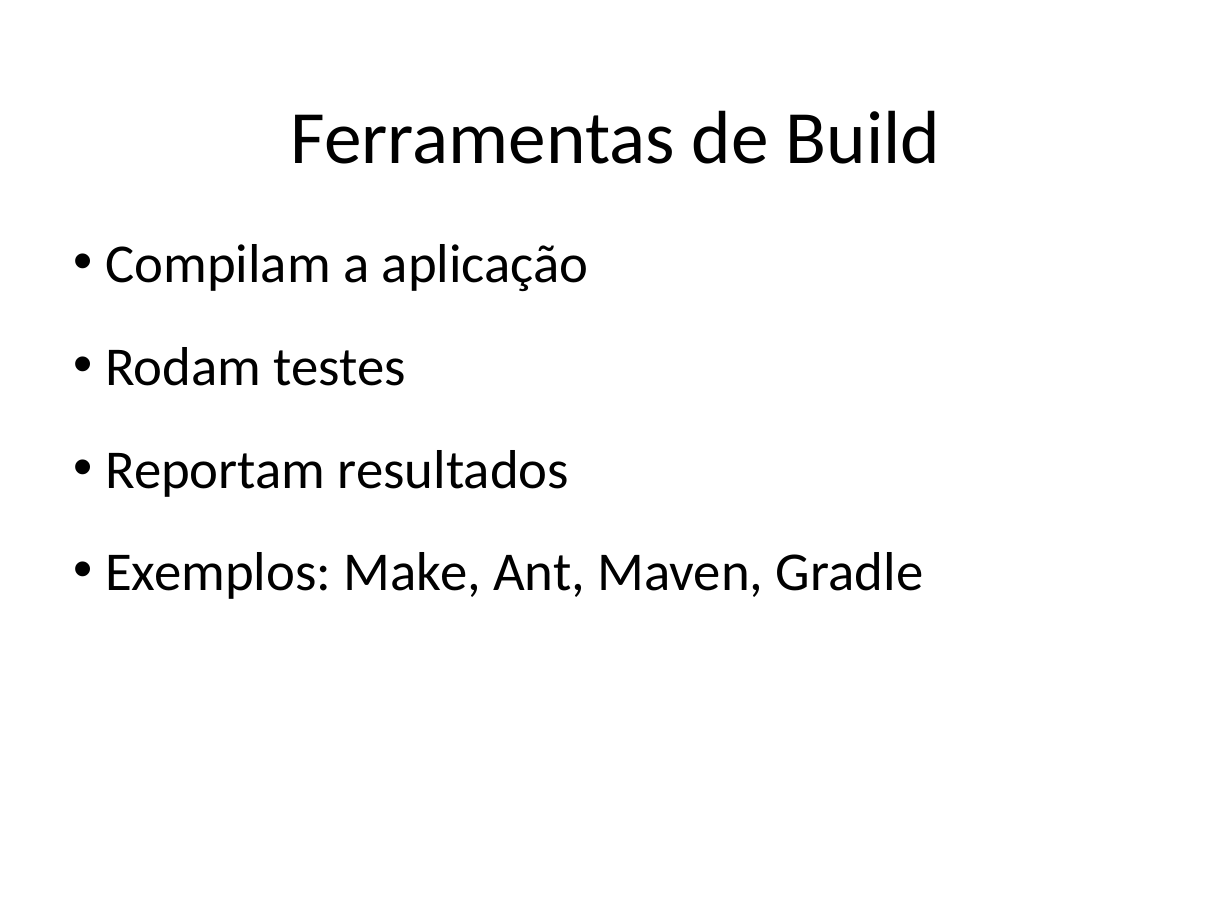
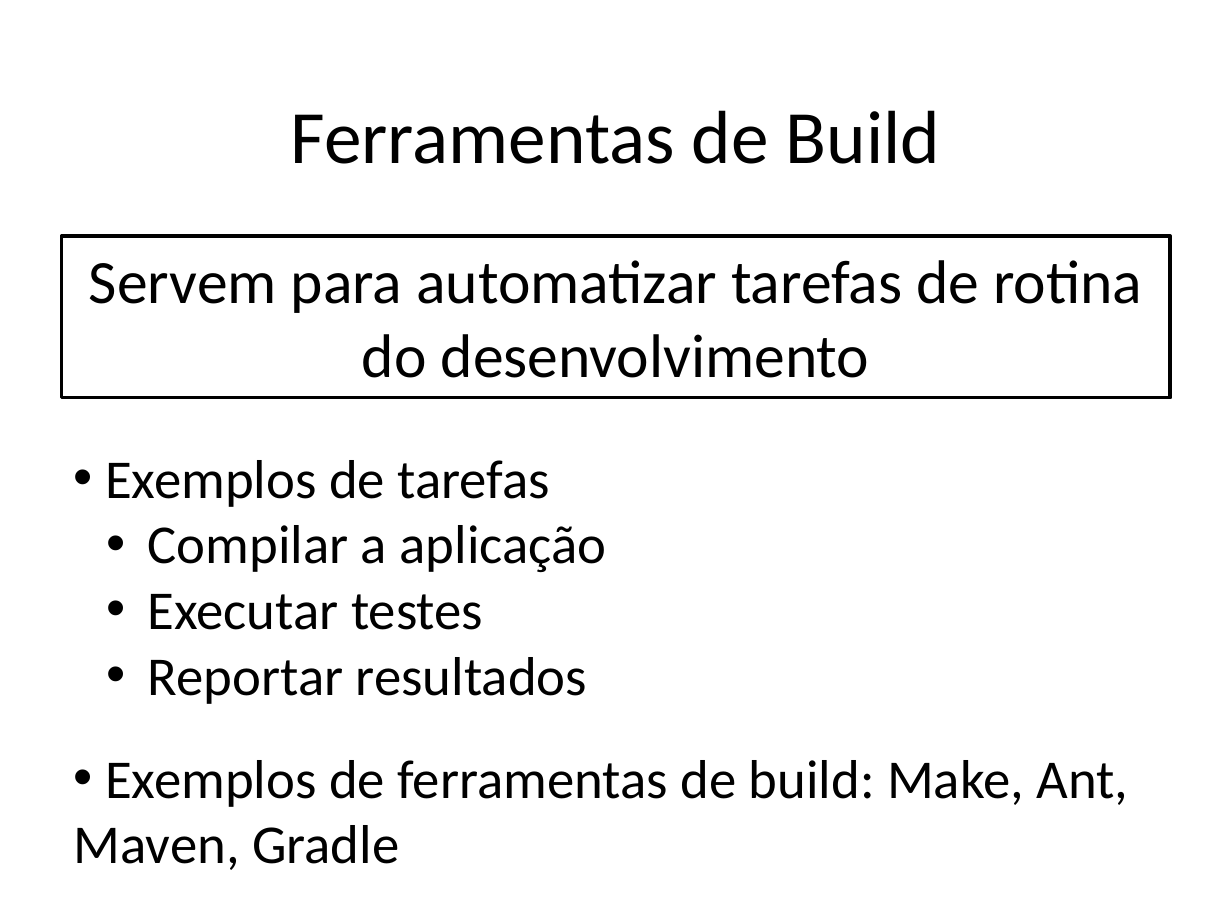
Before and after one commit to STAR-RG/testing-cin, a slide deck: slide 49 of slides.pptx (slide 48 before the commit). Drawn at 1232x924 pixels with LibreOffice and Linux fonts; fonts in the diff are those of the drawing. Boxes give left, top, right and bottom in pixels: in the first picture for what was removed or moved away, otherwise in the second. Text is boxed around its words. In the diff, an @@ line names an element or a change of style, - is before the commit and + after.

Commit message:
minor changes

```diff
--- a/slides.pptx
+++ b/slides.pptx
@@ rectangle added at (x1=62, y1=237, x2=1170, y2=398), fill #FFFFFF, outline #000000 2 pt, 36 pt, text #000000 @@
+Servem para automatizar tarefas de rotina do desenvolvimento
@@ text at (x1=74, y1=460, x2=1128, y2=870): text changed @@
-• Compilam a aplicação
-• Rodam testes
-• Reportam resultados
-• Exemplos: Make, Ant, Maven, Gradle
+• Exemplos de tarefas
+  • Compilar a aplicação
+  • Executar testes
+  • Reportar resultados
+• Exemplos de ferramentas de build: Make, Ant, Maven, Gradle
```
Also in this commit, not shown: 17 other slides changed, 5 slides added, 1 slide removed.
